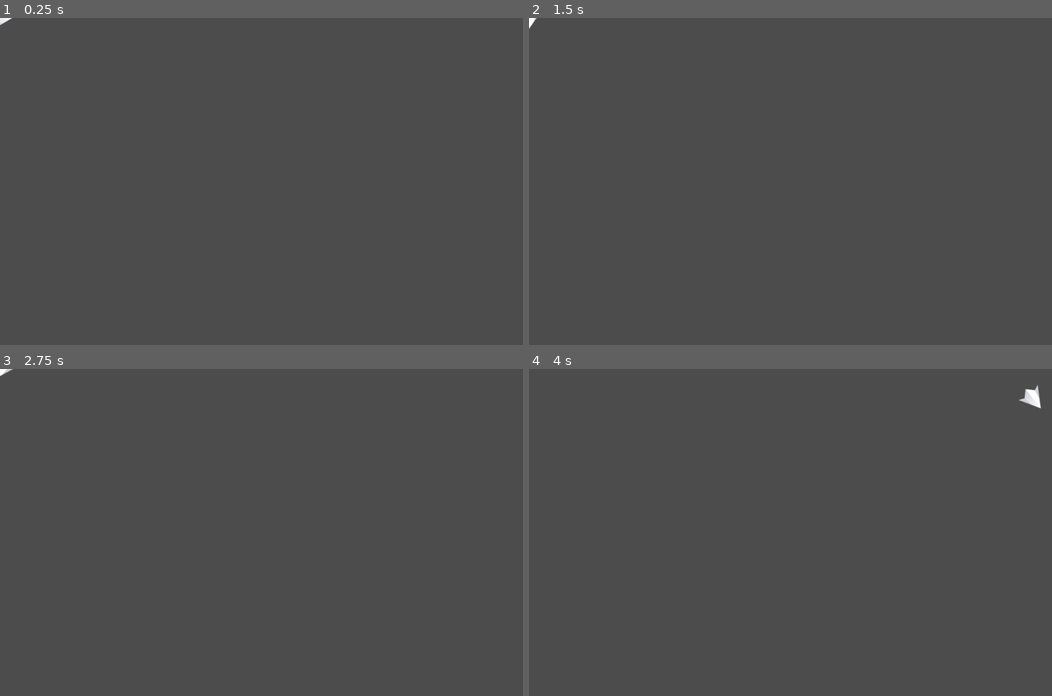
Above: before the commit, frames 1-4 (two rows, left to right).
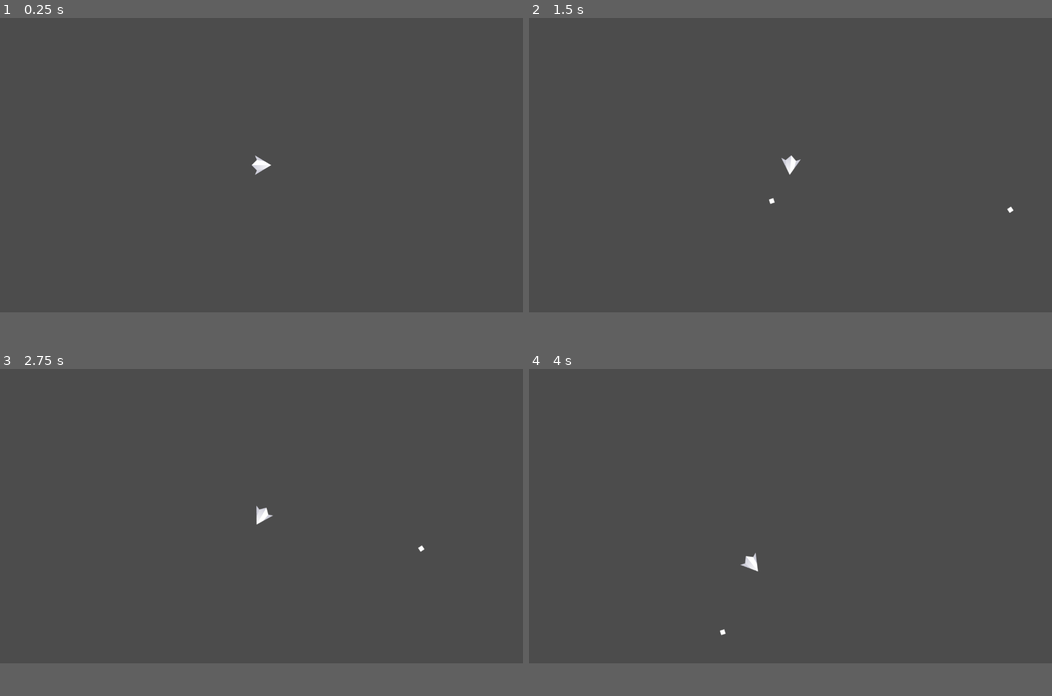
Above: after the commit, the same moments.

Repository: wokeraccoon/godot-asteroids
Game: Godot game, scene res://Main.tscn
The game is run twice, just before and just after one commit, with the same random seed, the same clock (stepped at 60 frames per second) and the same inputs. Before the commit the project has no main scene; this scene is started directly in both runs.
Inputs:
- Up to frame 1 (0.25 s): no input
- Up to frame 2 (1.5 s): tap Enter at 0.5 s; hold D (right) 0.53-1.28 s; tap Space (shoot) at 0.6, 1.35 s; hold A (left) from 1.28 s (still down)
- Up to frame 3 (2.75 s): release A (left) at 2.03 s; hold D (right) from 2.03 s (still down); tap Space (shoot) at 2.1 s
- Up to frame 4 (4 s): release D (right) at 2.78 s; hold W (accelerate) 2.78-3.53 s; tap Space (shoot) at 2.85, 3.6 s; hold A (left) from 3.53 s (still down)
In our replay, the window is 800x500 before the commit and 800x450 after it. These sizes can differ from the game's own. Grey fills any space a smaller window leaves; there, only what the larger window draws over its background counts as a difference.

The runs differ from the first frame. In frame 1, 0.1% of the frame differs, in the area x 0-52%, y 0-48%; in frame 2, 0.2%; in frame 3, 0.1%; in frame 4, 0.3%, in the area x 36-98%, y 4-82%.

Commit message:
Added gun and bullet

Diff:
--- /dev/null
+++ b/Bullet.gd
@@ -0,0 +1,6 @@
+extends Area2D
+
+export var speed = 600
+
+func _physics_process(delta):
+	position += transform.x * speed * delta
--- /dev/null
+++ b/Bullet.tscn
@@ -0,0 +1,15 @@
+[gd_scene load_steps=4 format=2]
+
+[ext_resource path="res://Assets/star_tiny.png" type="Texture" id=1]
+[ext_resource path="res://Bullet.gd" type="Script" id=2]
+
+[sub_resource type="CircleShape2D" id=1]
+
+[node name="Bullet" type="Area2D"]
+script = ExtResource( 2 )
+
+[node name="Sprite" type="Sprite" parent="."]
+texture = ExtResource( 1 )
+
+[node name="CollisionShape2D" type="CollisionShape2D" parent="."]
+shape = SubResource( 1 )
--- a/PlayerShip.gd
+++ b/PlayerShip.gd
@@ -1,7 +1,10 @@
 extends KinematicBody2D
 
 export var speed = 10
+export var max_speed = 150
 export var rotation_speed = 3
+
+export (PackedScene) var Bullet
 
 var velocity = Vector2()
 var rotation_dir = 0
@@ -10,6 +13,9 @@
 
 func _ready():
 	screen_size = get_viewport_rect().size
+
+	position.x = screen_size.x/2
+	position.y = screen_size.y/2
 
 func get_input():
 	rotation_dir = 0
@@ -20,16 +26,9 @@
 		rotation_dir -= 1
 	if Input.is_action_pressed("accelerate"):
 		velocity += Vector2(speed, 0).rotated(rotation)
-	print(velocity)
-
-func _physics_process(delta):
-	get_input()
-
-	rotation += rotation_dir * rotation_speed * delta
-	velocity = move_and_slide(velocity)
-
-	warp_player()
-
+		velocity = velocity.clamped(max_speed)
+	if Input.is_action_just_pressed("shoot"):
+		shoot()
 
 func warp_player():
 	if position.x >= (screen_size.x + 10):
@@ -41,3 +40,16 @@
 		position.y = 0
 	if position.y <= -10:
 		position.y = screen_size.y
+
+func shoot():
+	var b =  Bullet.instance()
+	owner.add_child(b)
+	b.transform = $Gun.global_transform
+
+func _physics_process(delta):
+	get_input()
+
+	rotation += rotation_dir * rotation_speed * delta
+	velocity = move_and_slide(velocity)
+
+	warp_player()
--- a/PlayerShip.tscn
+++ b/PlayerShip.tscn
@@ -1,7 +1,8 @@
-[gd_scene load_steps=4 format=2]
+[gd_scene load_steps=5 format=2]
 
 [ext_resource path="res://Assets/ship_H.png" type="Texture" id=1]
 [ext_resource path="res://PlayerShip.gd" type="Script" id=2]
+[ext_resource path="res://Bullet.tscn" type="PackedScene" id=3]
 
 [sub_resource type="CapsuleShape2D" id=1]
 radius = 28.7192
@@ -9,10 +10,9 @@
 
 [node name="PlayerShip" type="KinematicBody2D"]
 script = ExtResource( 2 )
-__meta__ = {
-"_edit_group_": true
-}
-speed = 2
+speed = 4
+max_speed = 500
+Bullet = ExtResource( 3 )
 
 [node name="Sprite" type="Sprite" parent="."]
 rotation = 1.5708
@@ -20,3 +20,6 @@
 
 [node name="CollisionShape2D" type="CollisionShape2D" parent="."]
 shape = SubResource( 1 )
+
+[node name="Gun" type="Position2D" parent="."]
+position = Vector2( 29, 0 )
--- a/project.godot
+++ b/project.godot
@@ -11,12 +11,13 @@
 [application]
 
 config/name="Asteroids"
-run/main_scene="res://Game.tscn"
+run/main_scene="res://Main.tscn"
 config/icon="res://icon.png"
 
 [display]
 
-window/size/height=640
+window/size/width=1280
+window/size/height=720
 window/stretch/mode="viewport"
 window/stretch/aspect="keep"
 
